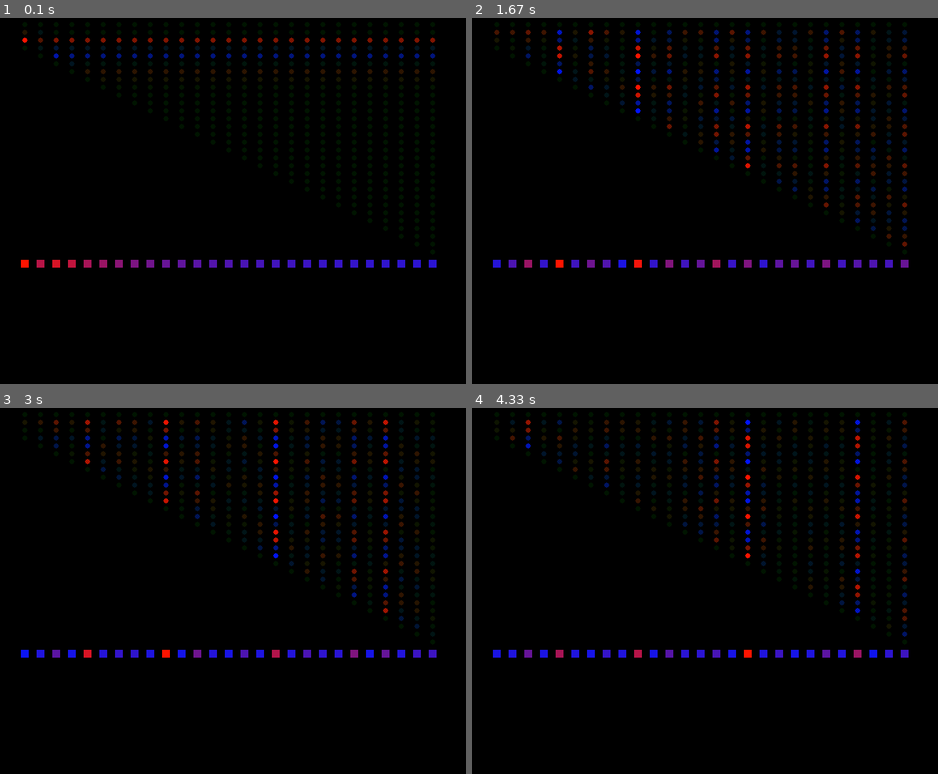
Above: before the commit, frames 1-4 (two rows, left to right).
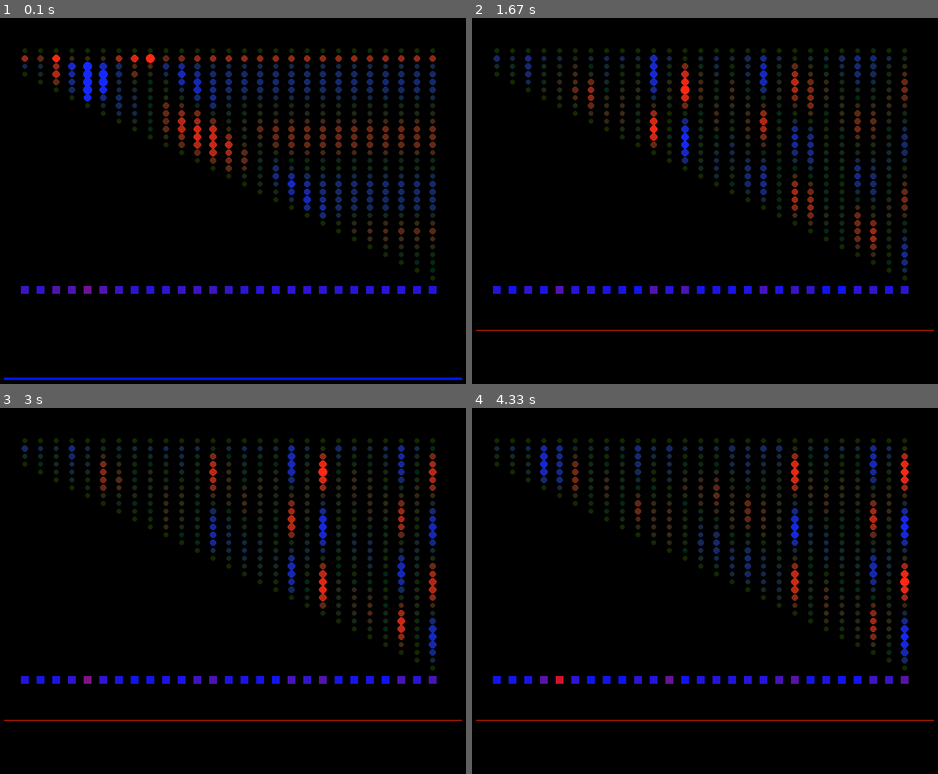
Above: after the commit, the same moments.

Repository: ohadzisserman/Pygame-Animations
Game: pygame game, started from resunance_animation.py
Two runs of this game, one before a commit and one after it. Both use one fixed random seed, a clock stepped at 60 frames per second and the inputs below.
Inputs:
- Up to frame 1 (0.1 s): no input
- Up to frame 2 (1.67 s): no input
- Up to frame 3 (3 s): no input
- Up to frame 4 (4.33 s): no input

The runs differ from the first frame. In frame 1, 10% of the frame differs, in the area x 0-100%, y 3-99%; in frame 2, 9.9%; in frame 3, 9.6%; in frame 4, 9.3%.

Commit message:
25.05.23

Diff:
--- a/resunance_animation.py
+++ b/resunance_animation.py
@@ -12,7 +12,9 @@
 # כמה פיקסלים אתה רוצה שיהיו יחידה אחת במסך
 scale = 12
 # התדירות בה האות מתקבל
-FREQ = 7
+FREQ = 20
+global MAX
+MAX = 0
 ENERGY_LOSS = 0
 SCREEN = pygame.display.set_mode((W,H))
 PRESSURE = [[0 for i in range(N)] for j in range(N)]
@@ -20,14 +22,15 @@
 ENERGY = [0 for i in range(N)]
 
 def update():
-
+    #עדכון המהירויות לפי הכוח שמפיעילים עליהן האזורים השכנים
     for i in range(N):
         for j in range(1,i):
             VELOCITY[i][j]+=(0.5*PRESSURE[i][j-1]+0.5*PRESSURE[i][j+1]-PRESSURE[i][j])*(1-ENERGY_LOSS)
-
+    #עדכון הלחץ לפי מהירות השינוי
     for i in range(N):
         for j in range(N):
             PRESSURE[i][j]+=VELOCITY[i][j]
+    #עדכון סך האנגירה היחסית
     for i in range(1,len(ENERGY)):
         ENERGY[i] = sum([abs(PRESSURE[i][j])+abs(VELOCITY[i][j]) for j in range(N)])/i
 
@@ -35,22 +38,33 @@
 def puls(addition):
     for i in range(N):
         PRESSURE[i][1]+=addition
+    if addition>0:
+        pygame.draw.line(SCREEN,((255 * addition) // 1, 20, 0),(10, 70 + (N +8-addition*4) * scale),(W-10, 70 + (N +8-addition*4) * scale),int(addition*5))
+    else:
+
+        pygame.draw.line(SCREEN,(0, 20, (255 * abs(addition)) // 1),(10, 70 + (N +8-addition*4) * scale),(W-10, 70 + (N +8-addition*4) * scale),int(abs(addition*5)))
+
+
 
 def draw():
+
     m = max([max(k) for k in PRESSURE[2:]])
+    # if maxGrid>MAX:
+    #       MAX=maxGrid
+
     Emax = max (ENERGY)
     if Emax == 0:
         Emax = 1
     m2 = min([min(k) for k in PRESSURE[2:]])
     for i in range(3,N):
         e = ENERGY[i]/Emax
-        pygame.draw.rect(SCREEN,((255 * e) // 1, 20, (255 * (1-e)) // 1),(i * 2 * scale - 30-scale/2,30+N * scale,scale,scale))
+        pygame.draw.rect(SCREEN,((255 * e) // 1, 20, (255 * (1-e)) // 1),(i * 2 * scale - 30-scale/2,70+N * scale,scale,scale))
         for j in range(0, i+1):
             p = PRESSURE[i][j]
             if p>0:
                 if m!=0:
                     p = (p / m)
-                pygame.draw.circle(SCREEN, ((255 * p)//1, 20, 0), (i * 2*scale-30, 30+j * scale), scale // 3)
+                pygame.draw.circle(SCREEN, ((255 * p)//1, 40, 20), (i * 2*scale-30, 70+j * scale), scale // 3+scale*p//4)
             else:
                 if m!=0:
                     p = (p / m)
@@ -58,7 +72,7 @@
                     p=-p
                 if p>1:
                     p=1
-                pygame.draw.circle(SCREEN,(0,20,(255*p)//1),(i*2*scale-30,30+j*scale),scale//3)
+                pygame.draw.circle(SCREEN,(20,40,(255*p)//1),(i*2*scale-30,70+j*scale),scale//3+scale*p//4)
 
 
     pygame.display.flip()
@@ -67,7 +81,7 @@
 
 def reset():
     SCREEN.fill((0,0,0))
-    # pygame.draw.line(SCREEN,white,(0,H//2),(W-1,H//2))
+    # pygame.draw.line(SCREEN,white,(25,35),(W+100,H+35))
     # pygame.draw.line(SCREEN,white,(W//2,0),(W//2,H-1))
     # pygame.draw.circle(SCREEN,(255,255,255,255),(W//2,H//2),scale,1)
 
@@ -79,22 +93,17 @@
 running =True
 while running:
     # sleep(0.1)
+    add =math.sin(I*2*math.pi/FREQ)
+    reset()
+    puls(add)
+    update()
+    print(I,MAX)
 
-    puls(math.sin(I*2*math.pi/FREQ))
-    update()
-    print(I)
-    # for i in VELOCITY:
-    #     print(i)
-    # print()
-    # for i in PRESSURE:
-    #     print(i)
-    # print()
-    reset()
     draw()
-    # pygame.image.save(SCREEN,PATH+str(I)+".png")
     I+=1
 
-    ev = pygame.event.get()
+    pygame.image.save(SCREEN,PATH+str(I)+".png")
+
     k = pygame.key.get_pressed()
     # אם לוחצים q המשחק נגמר
     if k[pygame.K_q]:
